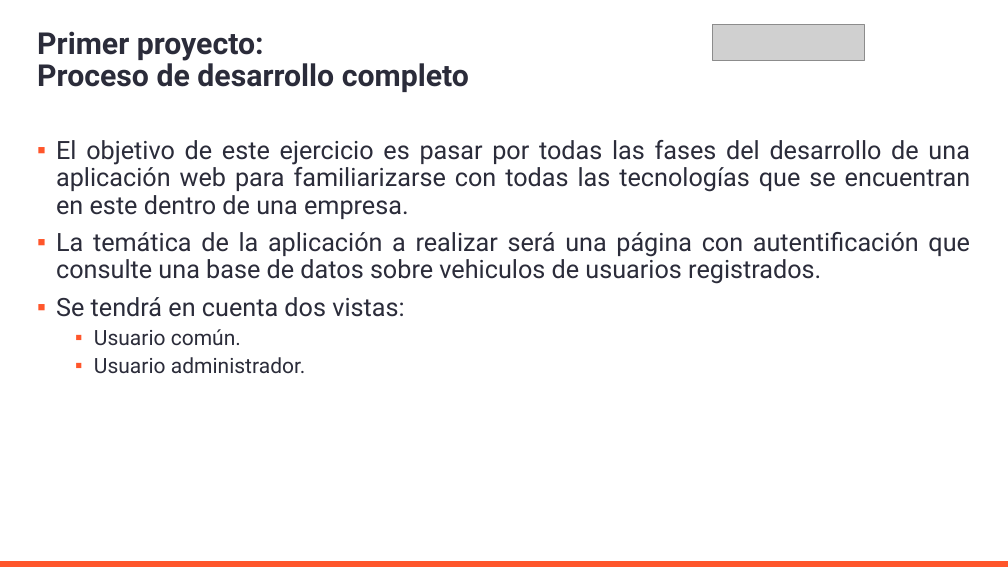
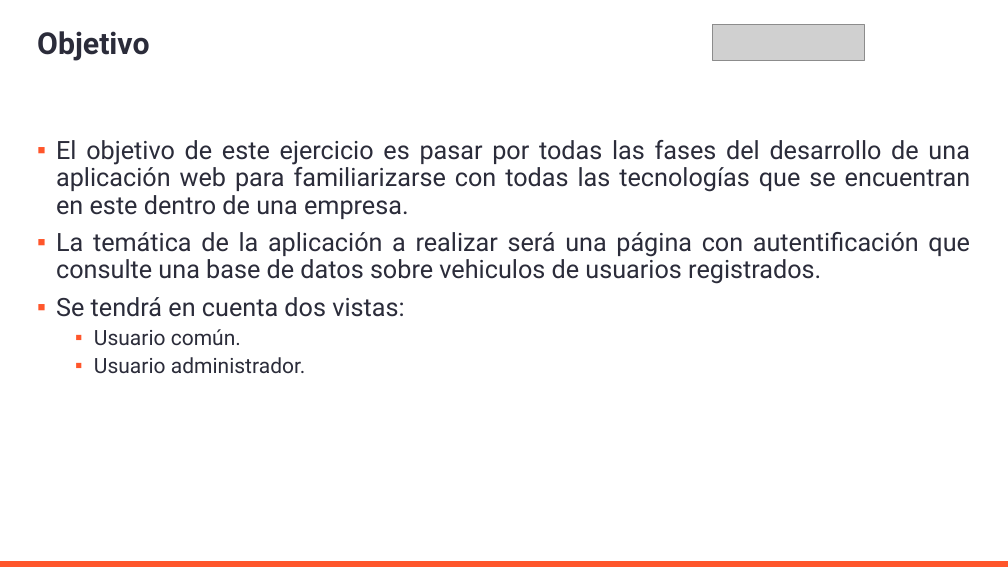
Before and after one commit to AleMedinaGarc/DotnetAPI-Practice, a slide deck: slide 2 of IniciacionDePracticasExternas.pptx (slide 3 before the commit). Drawn at 1008x567 pixels with LibreOffice and Linux fonts; fonts in the diff are those of the drawing; grey boxes stand for pictures; background and template pictures are left out. Boxes give left, top, right and bottom in pixels: in the first picture for what was removed or moved away, otherwise in the second. Text is boxed around its words. In the diff, an @@ line names an element or a change of style, - is before the commit and + after.

```diff
--- a/IniciacionDePracticasExternas.pptx
+++ b/IniciacionDePracticasExternas.pptx
@@ title at [37, 31, 149, 61]: text changed @@
-Primer proyecto:
-Proceso de desarrollo completo
+Objetivo
```
Also in this commit, not shown: 1 other slide changed, 10 slides added, 1 slide removed, 1 other file.
